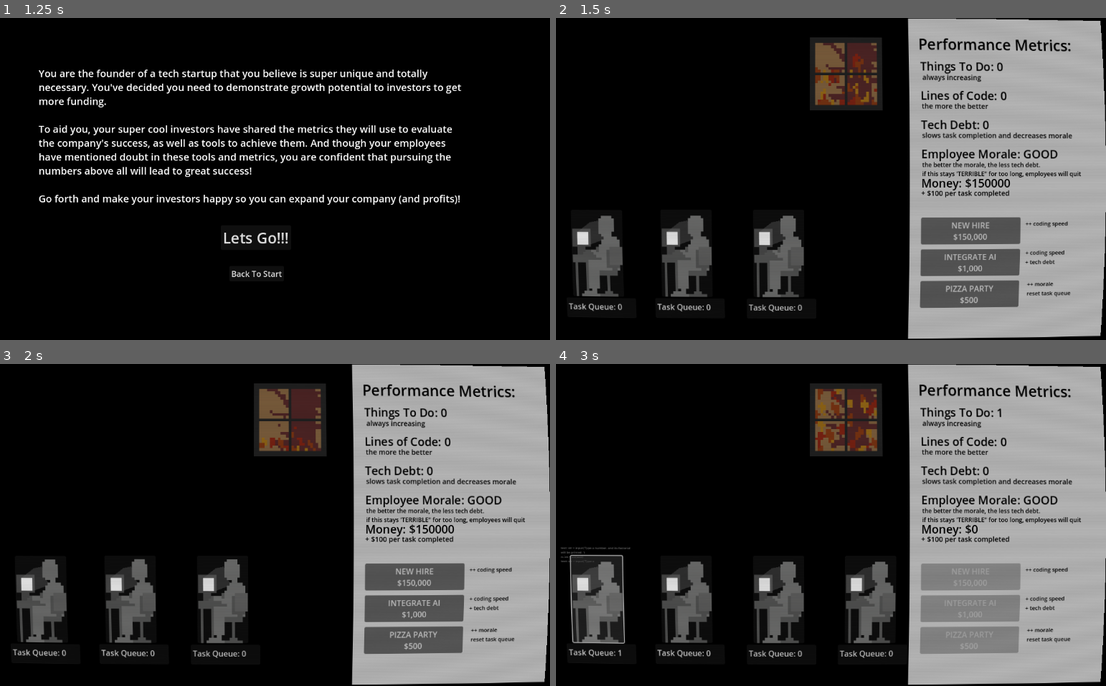
Above: before the commit, frames 1-4 (two rows, left to right).
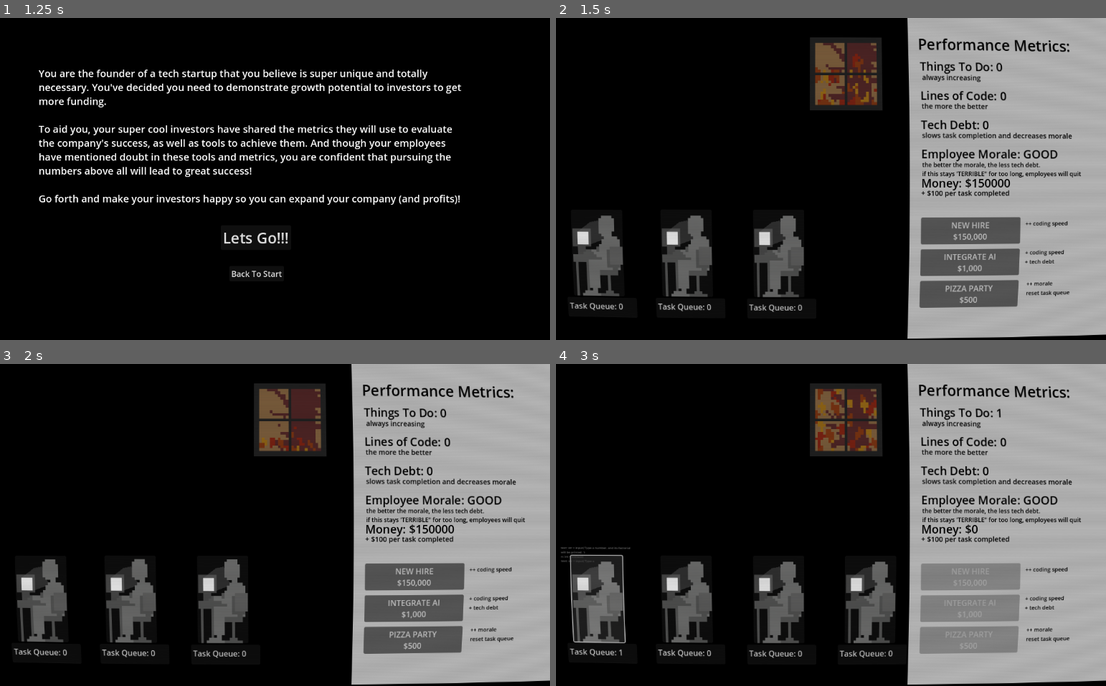
Above: after the commit, the same moments.

Repository: mh859/game_jam_expansion
Game: Godot game, scene res://title_screen.tscn
Two runs of this game, one before a commit and one after it. Both use one fixed random seed, a clock stepped at 60 frames per second and the inputs below.
Inputs (mouse positions are in pixels of both pictures, inside the frame that each line leads up to):
- Up to frame 1 (1.25 s): click "Start Game" at 0.5 s
- Up to frame 2 (1.5 s): click "Lets Go!!!" at 1.25 s
- Up to frame 3 (2 s): no input
- Up to frame 4 (3 s): click "NEW HIRE $150,000" at 2 s; click (594, 599) at 2.77 s

Frame 1 is identical in both runs. In frame 2, 4.3% of the frame differs, in the area x 2-100%, y 0-100%; in frame 3, 4.3%; in frame 4, 4.3%.

Commit message:
improved shader

Diff:
--- a/shader/crt.gdshader
+++ b/shader/crt.gdshader
@@ -1,7 +1,7 @@
 shader_type canvas_item;
 
 
-const float curvature = 7.0;
+const float curvature = 6.0;
 uniform sampler2D screen_texture: hint_screen_texture;
 
 void fragment() {
@@ -10,7 +10,7 @@
 	vec2 warped_uv = centered_uv + centered_uv * uv_offset * uv_offset;
 	vec3 cutoff = vec3(step(abs(warped_uv.x), 1.0) * step(abs(warped_uv.y), 1.0));
 	vec3 scanlines = vec3(2.0 * sin(warped_uv.y * 653.0) * 0.05 + 0.85);
-	vec3 screen_color = texture(screen_texture, (warped_uv + 1.0)/2.0).rgb * cutoff * scanlines;
+	vec3 screen_color = texture(screen_texture, (warped_uv + 1.0)/2.0).rgb  * scanlines;
 
 
 
